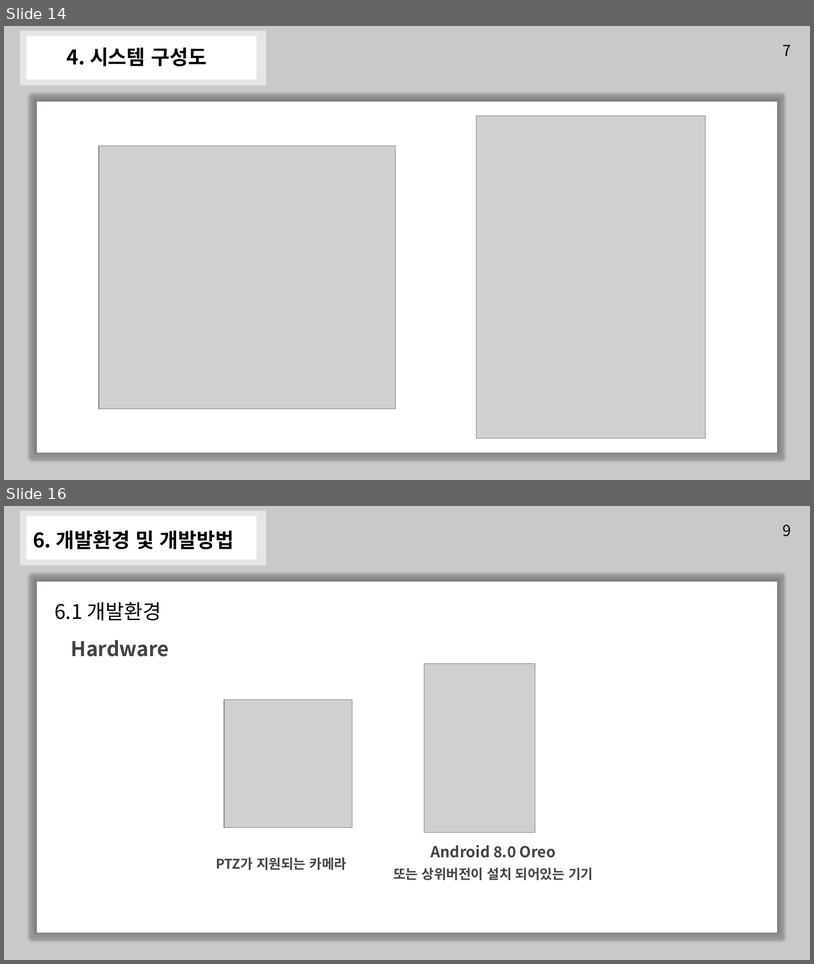
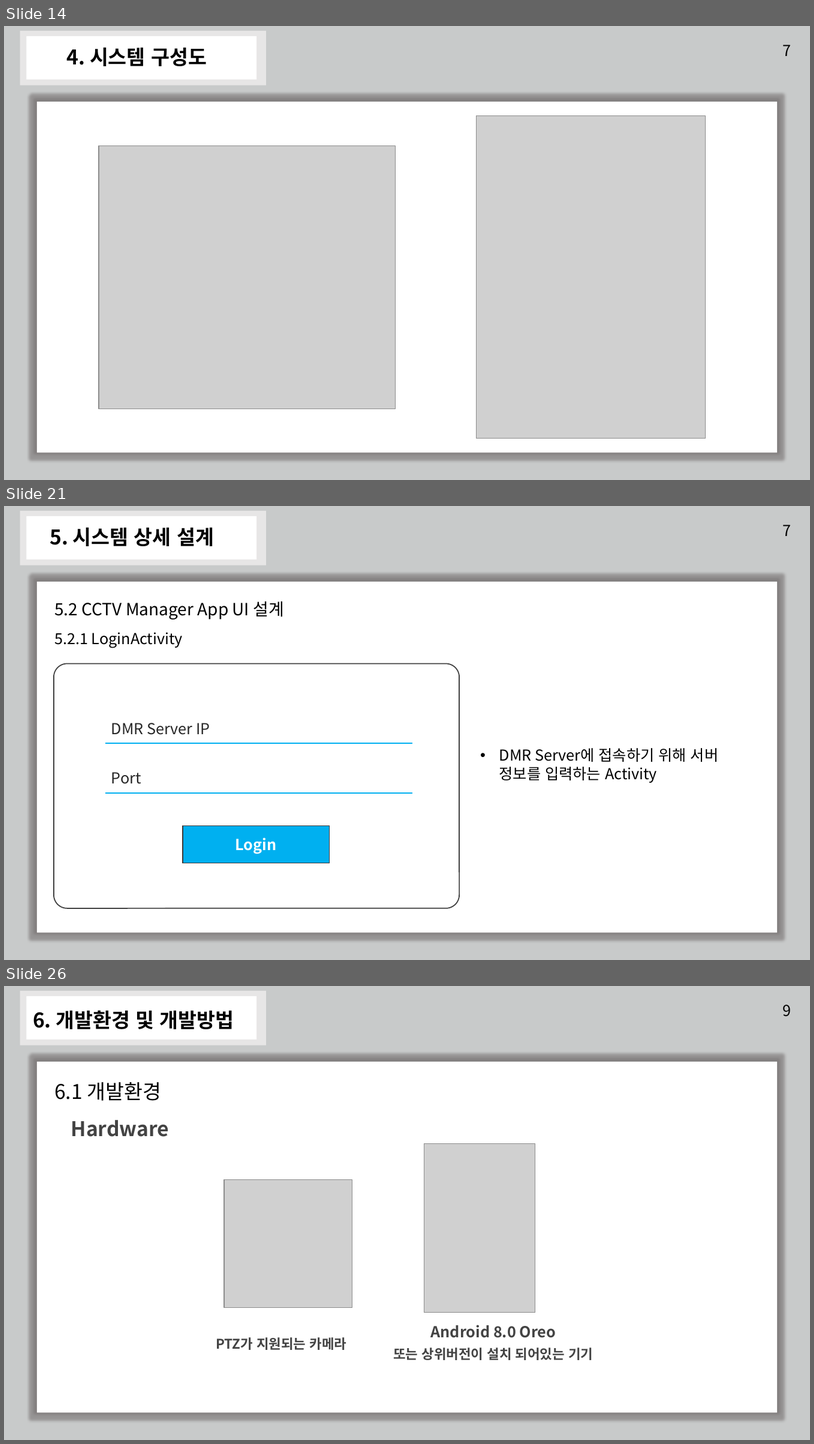
Before and after one commit to TeamGym/CapstonDesign2022-A, a slide deck: Documentation/종합설계_2차_설계서_발표.pptx. Shown one above the other, each under a label of ours: slides 14 and 16 before the commit, slides 14, 21 and 26 after it; the slides between them are not shown. The pictures are 814x964 and 814x1444 pixels, drawn with LibreOffice and Linux fonts; fonts in the diff are those of the drawing; grey boxes stand for pictures. Boxes give left, top, right and bottom in pixels: in the first picture for what was removed or moved away, otherwise in the second. Text is boxed around its words. In the diff, an @@ line names an element or a change of style, - is before the commit and + after.

```diff
--- a/Documentation/종합설계_2차_설계서_발표.pptx
+++ b/Documentation/종합설계_2차_설계서_발표.pptx
@@ slide 21 added at (4, 506, 810, 960), background #FFFFFF @@
@@ rectangle added at (4, 506, 810, 960), fill #C8CACA @@
@@ rectangle added at (20, 511, 266, 565), fill #E7E6E6 @@
@@ rectangle added at (26, 516, 257, 559), fill #FFFFFF, 18 pt, text #FFFFFF @@
+ㅠ
@@ text added at (50, 527, 214, 546), 24 pt, text #000000, bold @@
+5. 시스템 상세 설계
@@ text added at (783, 525, 791, 536), 18 pt, text #000000 @@
+7
@@ rectangle added at (36, 582, 777, 933), fill #FFFFFF @@
@@ text added at (54, 601, 285, 648), 20 pt, text #000000 @@
+5.2 CCTV Manager App UI 설계
+5.2.1 LoginActivity
@@ rounded rectangle added at (54, 663, 459, 907), outline #404040 1.25 pt @@
@@ text added at (111, 723, 210, 735), 18 pt, text #262626 @@
+DMR Server IP
@@ line added from (105, 743) to (413, 743), #00B0F0 1.5 pt @@
@@ text added at (500, 748, 719, 783), 18 pt, text #000000 @@
+• DMR Server에 접속하기 위해 서버 정보를 입력하는 Activity
@@ text added at (111, 772, 141, 784), 18 pt, text #262626 @@
+Port
@@ line added from (105, 793) to (413, 793), #00B0F0 1.5 pt @@
@@ rectangle added at (183, 825, 330, 862), fill #00B0F0, outline #3B3838 1 pt, 18 pt, text #FFFFFF, bold @@
+Login
@@ what was slide 16 is now slide 26 @@
```
Also in this commit, not shown: 1 slide changed, 9 other slides added, 1 other file.
